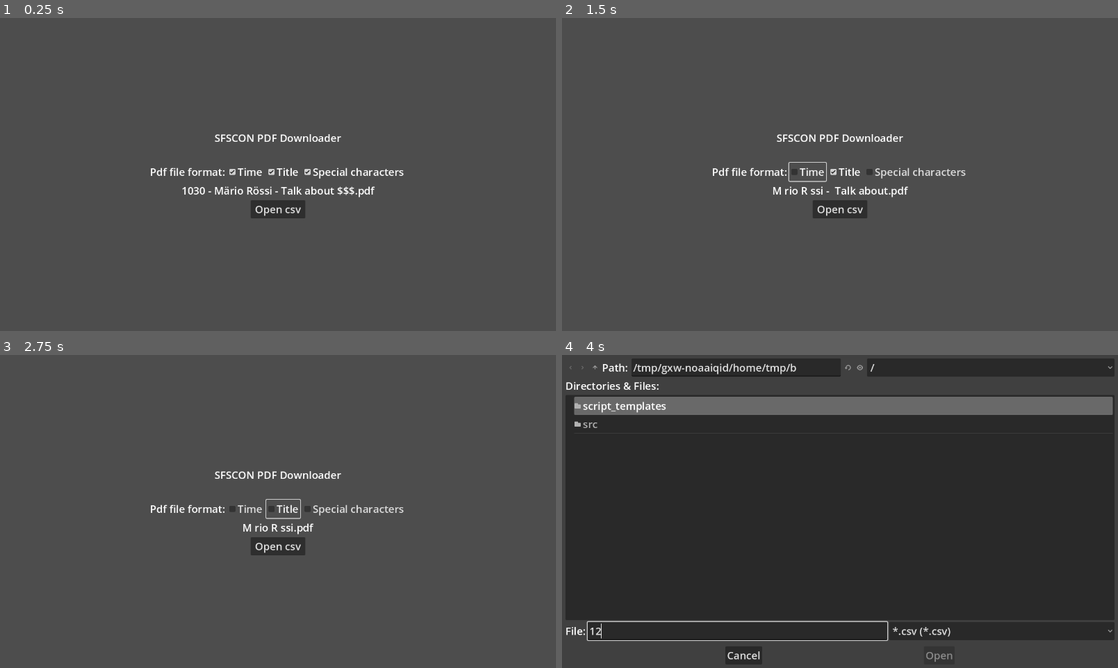
Above: before the commit, frames 1-4 (two rows, left to right).
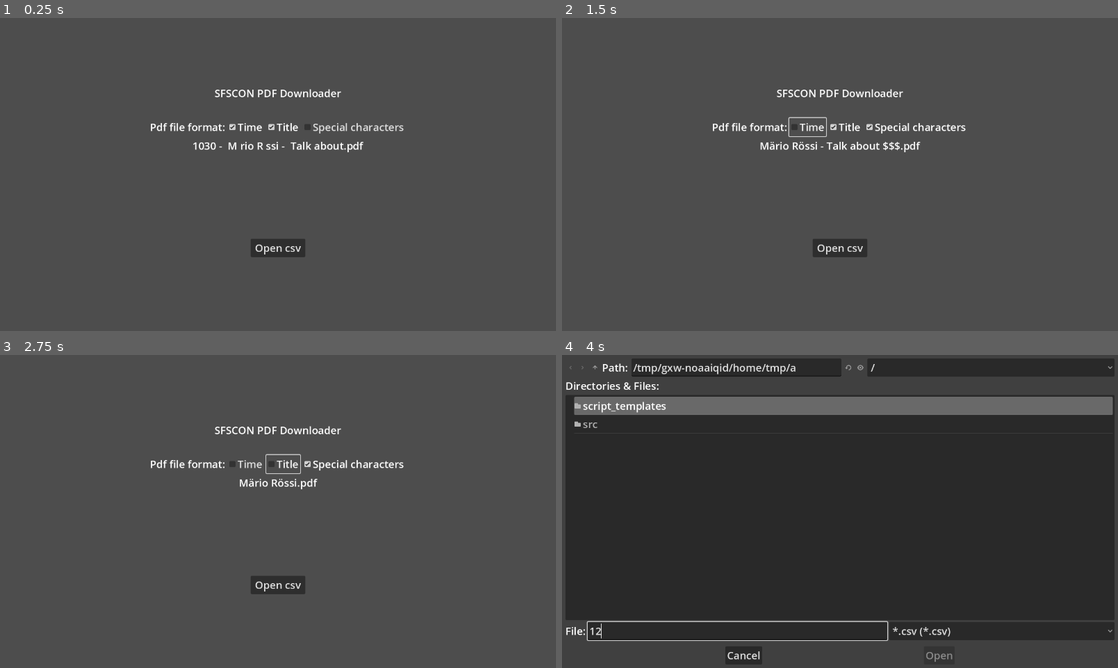
Above: after the commit, the same moments.

Repository: noi-techpark/sfscon-pdf-downloader
Game: Godot game, scene res://src/main.tscn
Same seed, same stepped clock (60 frames per second), same inputs: the game is played once before the commit and once after it.
Inputs (mouse positions are in pixels of both pictures, inside the frame that each line leads up to):
- Up to frame 1 (0.25 s): no input
- Up to frame 2 (1.5 s): click "Special characters" at 0.5 s; click "Time" at 1.25 s
- Up to frame 3 (2.75 s): click "Title" at 2 s
- Up to frame 4 (4 s): click "Open csv" at 2.75 s; click (739, 630) at 3.52 s; type "12" at 3.6 s

The runs differ from the first frame. In frame 1, 3.3% of the frame differs, in the area x 27-73%, y 22-77%; in frame 2, 3.3%; in frame 3, 3.0%; in frame 4, less than 0.1%.

Commit message:
add windows special characters warning

Diff:
--- a/app/src/main.gd
+++ b/app/src/main.gd
@@ -25,7 +25,7 @@
 @onready var result_container: VBoxContainer = $Result
 
 @onready var errors: RichTextLabel = $Result/Errors
-@onready var errors2: RichTextLabel = $Result/Errors2
+@onready var log: RichTextLabel = $Result/Log
 
 @onready var settings: VBoxContainer = $Settings
 @onready var example: Label = $Settings/Example
@@ -33,6 +33,7 @@
 @onready var time_checkbox: CheckBox = $Settings/PdfConfig/TimeCheckbox
 @onready var title_checkbox: CheckBox = $Settings/PdfConfig/TitleCheckBox
 @onready var regex_checkbox: CheckBox = $Settings/PdfConfig/RegexCheckbox
+@onready var windows_warning = $Settings/WindowsWarning
 
 @onready var submit: Button = $Settings/Submit
 
@@ -101,7 +102,9 @@
 	pdf_path = config.get_value("settings", "pdf_path", "")
 	include_title = config.get_value("settings", "include_title", true)
 	include_time = config.get_value("settings", "include_time", true)
-	include_special_characters = config.get_value("settings", "include_special_characters", true)
+	include_special_characters = config.get_value("settings", "include_special_characters", false)
+
+	windows_warning.visible = OS.get_name() == "Windows" and include_special_characters
 
 
 func _save_config(path: String) -> void:
@@ -235,12 +238,15 @@
 	# remove new lines, double points and tabs
 	file_path = file_path.replace("..",".")
 	print(file_path)
+
+	log.append_text(str(counter_done + 1) + ") Saving: " + file_path + "\n")
+
 	var file:FileAccess = FileAccess.open(file_path, FileAccess.WRITE)
 	file.store_buffer(body)
 	file.flush()
 
 	if not FileAccess.file_exists(file_path):
-		errors2.append_text(str(errors2.get_line_count()) + ") " + file_path + "\n")
+		log.append_text(str(counter_done + 1) + ") " + file_path + "\n")
 	counter_done += 1
 
 
@@ -335,6 +341,7 @@
 func _on_regex_checkbox_toggled(button_pressed) -> void:
 	include_special_characters = button_pressed
 	_update_example()
+	windows_warning.visible = OS.get_name() == "Windows" and include_special_characters
 
 
 func _on_submit_pressed() -> void:
--- a/app/src/main.tscn
+++ b/app/src/main.tscn
@@ -19,10 +19,10 @@
 anchor_top = 0.5
 anchor_right = 0.5
 anchor_bottom = 0.5
-offset_left = -59.0
-offset_top = -18.5
-offset_right = 59.0
-offset_bottom = 18.5
+offset_left = -400.0
+offset_top = -204.0
+offset_right = 400.0
+offset_bottom = 190.0
 grow_horizontal = 2
 grow_vertical = 2
 theme_override_constants/separation = 5
@@ -66,6 +66,24 @@
 layout_mode = 2
 text = "1030 - Märio Rössi - Talk about $$$.pdf"
 horizontal_alignment = 1
+
+[node name="HSeparator2" type="HSeparator" parent="Settings"]
+modulate = Color(1, 1, 1, 0)
+custom_minimum_size = Vector2(0, 30)
+layout_mode = 2
+size_flags_vertical = 3
+
+[node name="WindowsWarning" type="Label" parent="Settings"]
+layout_mode = 2
+text = "WARNING! Using special characters on Windows
+might cause crashes during download."
+horizontal_alignment = 1
+
+[node name="HSeparator3" type="HSeparator" parent="Settings"]
+modulate = Color(1, 1, 1, 0)
+custom_minimum_size = Vector2(0, 30)
+layout_mode = 2
+size_flags_vertical = 3
 
 [node name="Submit" type="Button" parent="Settings"]
 layout_mode = 2
@@ -130,12 +148,12 @@
 focus_mode = 2
 selection_enabled = true
 
-[node name="ErrorsLabel2" type="Label" parent="Result"]
+[node name="LogLabel" type="Label" parent="Result"]
 custom_minimum_size = Vector2(200, 0)
 layout_mode = 2
-text = "PROBLEMS SAVING PDF"
+text = "LOG"
 
-[node name="Errors2" type="RichTextLabel" parent="Result"]
+[node name="Log" type="RichTextLabel" parent="Result"]
 layout_mode = 2
 size_flags_vertical = 3
 focus_mode = 2
